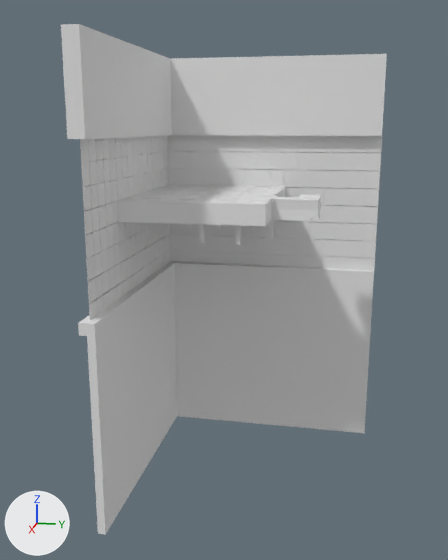
One commit to the FBX model Assets/3D/SceneProgrammingModels/GlassBuilding.fbx: the scene before it, then after it.
Both versions are drawn from a camera (50 mm lens) standing at (78.5, 26.7, 21.6) and looking at (1.4, 11.3, 2.4). Every picture has the same lights, and +X, +Y and +Z are marked at lower left. Where no turn or scale is listed for an object, it has been applied to the vertices. Vertices at the same position are counted once.

Names of what the first picture shows: 'SK_GlassBuilding'.
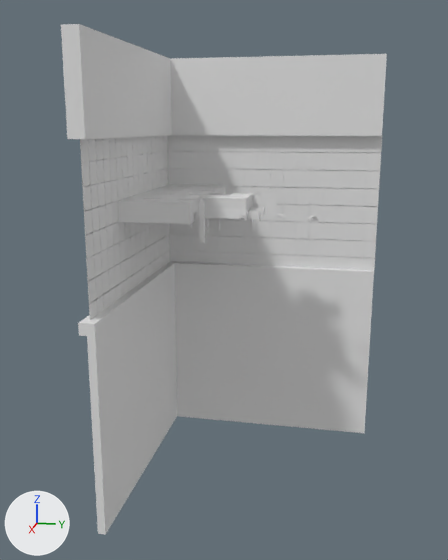
Edits to the scene script, one JSON object a line:
```json
{"block": "me_cube_015", "where": "# used by ob_sk_glassbuilding; location = (0.0, 0.0, 0.0)"}
{"op": "remove", "block": "me_cube_015", "code": "me_cube_015.from_pydata(...)  # 24645 vertices, 28201 faces; spans x -16.2..17.5, y -1.9..31.0, z -25.6..31.5"}
{"op": "add", "block": "me_cube_015", "code": "me_cube_015.from_pydata(...)  # 21071 vertices, 23220 faces; spans x -16.2..17.5, y -1.9..31.0, z -25.6..31.5"}
{"block": "me_cube_015", "change": "me_cube_015 part 1: the loose piece of 8 vertices spanning x -2.4..-1.9, y 17.0..17.5, z 7.9..13.1 is moved by (0.0, -9.1, 0.0)"}
{"block": "me_cube_015", "change": "me_cube_015 part 2: the loose piece of 8 vertices spanning x 0.7..1.2, y 17.0..17.5, z 7.9..13.1 is moved by (0.0, -9.1, 0.0)"}
{"block": "me_cube_015", "change": "me_cube_015 part 3: 41 loose pieces with 5764 vertices, spanning x -1.6..6.0, y 8.3..20.7, z 7.9..13.1, are deleted"}
{"block": "me_cube_015", "change": "me_cube_015 part 4: 5 vertices moved within x -2.3..0.7, y 10.0..12.3, z 10.4..11.4; 173 vertices removed from x -15.7..6.3, y 9.8..23.1, z 10.3..13.1; 2102 vertices added at x -15.7..6.3, y 8.1..13.9, z 10.3..13.1"}
```

Changed parts and their boxes (x1, y1, x2, y2) in the pictures (448 x 560 px; the box of a moved part takes in the faces that stretch with it):
```json
{"part": 1, "of": "me_cube_015", "change": "moved or reshaped", "before": [272, 195, 277, 236], "after": [203, 194, 208, 233]}
{"part": 2, "of": "me_cube_015", "change": "moved or reshaped", "before": [268, 198, 274, 240], "after": [198, 196, 203, 237]}
{"part": 3, "of": "me_cube_015", "change": "deleted", "before": [236, 201, 241, 244]}
{"part": 4, "of": "me_cube_015", "change": "built on", "before": [190, 186, 321, 226], "after": [172, 185, 252, 224]}
```
